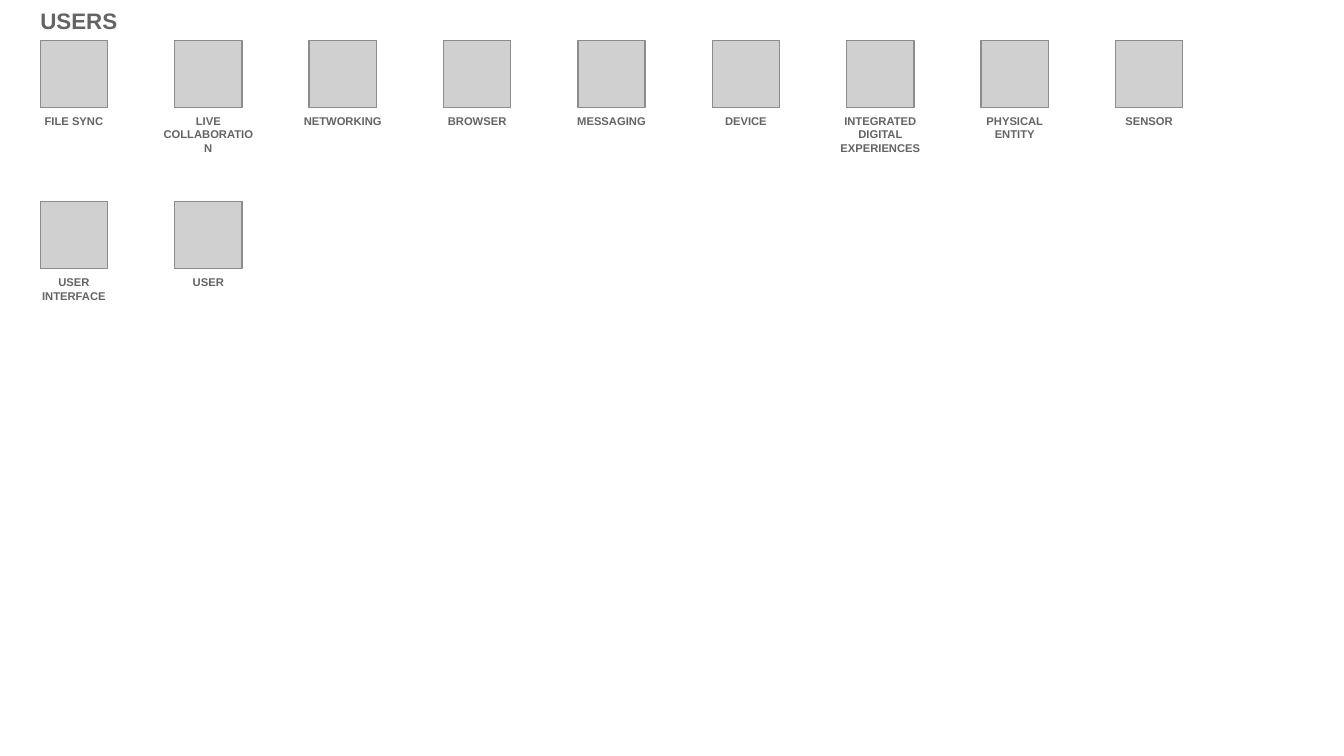
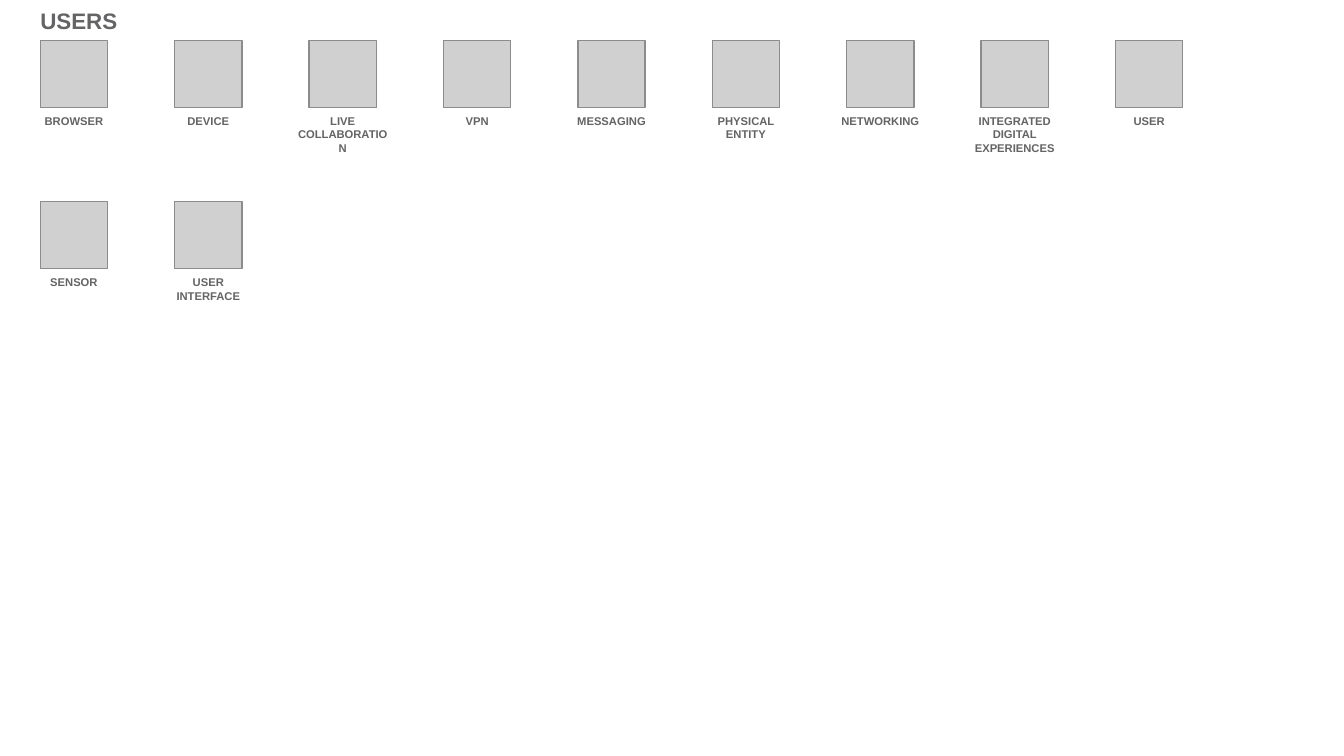
Before and after one commit to l2fprod/myarchitecture, a slide deck: slide 22 of mycatalog-architecture-diagram-template.pptx (slide 21 before the commit). Drawn at 1344x756 pixels with LibreOffice and Linux fonts; fonts in the diff are those of the drawing; grey boxes stand for pictures. Boxes give left, top, right and bottom in pixels: in the first picture for what was removed or moved away, otherwise in the second. Text is boxed around its words. In the diff, an @@ line names an element or a change of style, - is before the commit and + after.

```diff
--- a/mycatalog-architecture-diagram-template.pptx
+++ b/mycatalog-architecture-diagram-template.pptx
@@ text at <box>45,117,104,125</box>: text changed @@
-FILE SYNC
+BROWSER
@@ text added at <box>187,117,229,125</box>, 6 pt, text #646365, bold @@
+DEVICE
@@ text "LIVE COLLABORATION": place and size @@
-text "LIVE COLLABORATION" at <box>196,117,221,125</box>
+text "LIVE COLLABORATION" at <box>330,117,355,125</box>
@@ text at <box>466,117,489,125</box>: text changed @@
-BROWSER
+VPN
@@ text at <box>718,117,775,138</box>: text changed @@
-DEVICE
+PHYSICAL ENTITY
@@ text "NETWORKING": place and size @@
-text "NETWORKING" at <box>304,117,382,125</box>
+text "NETWORKING" at <box>841,117,919,125</box>
@@ text "INTEGRATED DIGITAL EXPERIENCES": place and size @@
-text "INTEGRATED DIGITAL EXPERIENCES" at <box>840,117,920,152</box>
+text "INTEGRATED DIGITAL EXPERIENCES" at <box>975,117,1055,152</box>
@@ text removed at <box>986,117,1043,138</box> @@
-PHYSICAL ENTITY
@@ text at <box>1134,117,1165,125</box>: text changed @@
-SENSOR
+USER
@@ text at <box>50,278,97,286</box>: text changed @@
-USER INTERFACE
+SENSOR
@@ text at <box>177,278,240,300</box>: text changed @@
-USER
+USER INTERFACE
```
Also in this commit, not shown: 16 other slides changed, 2 slides added, 1 slide removed.
